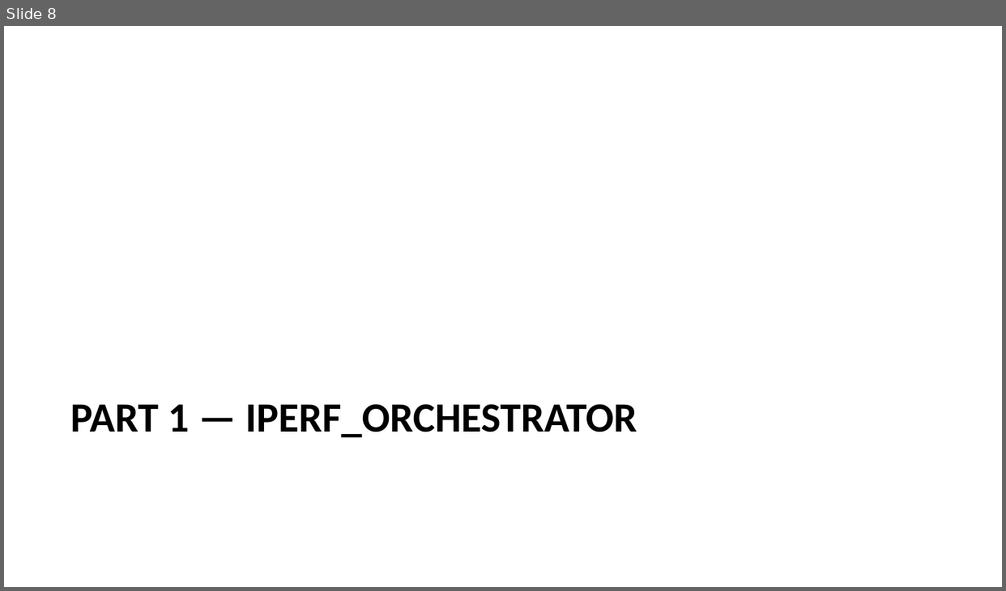
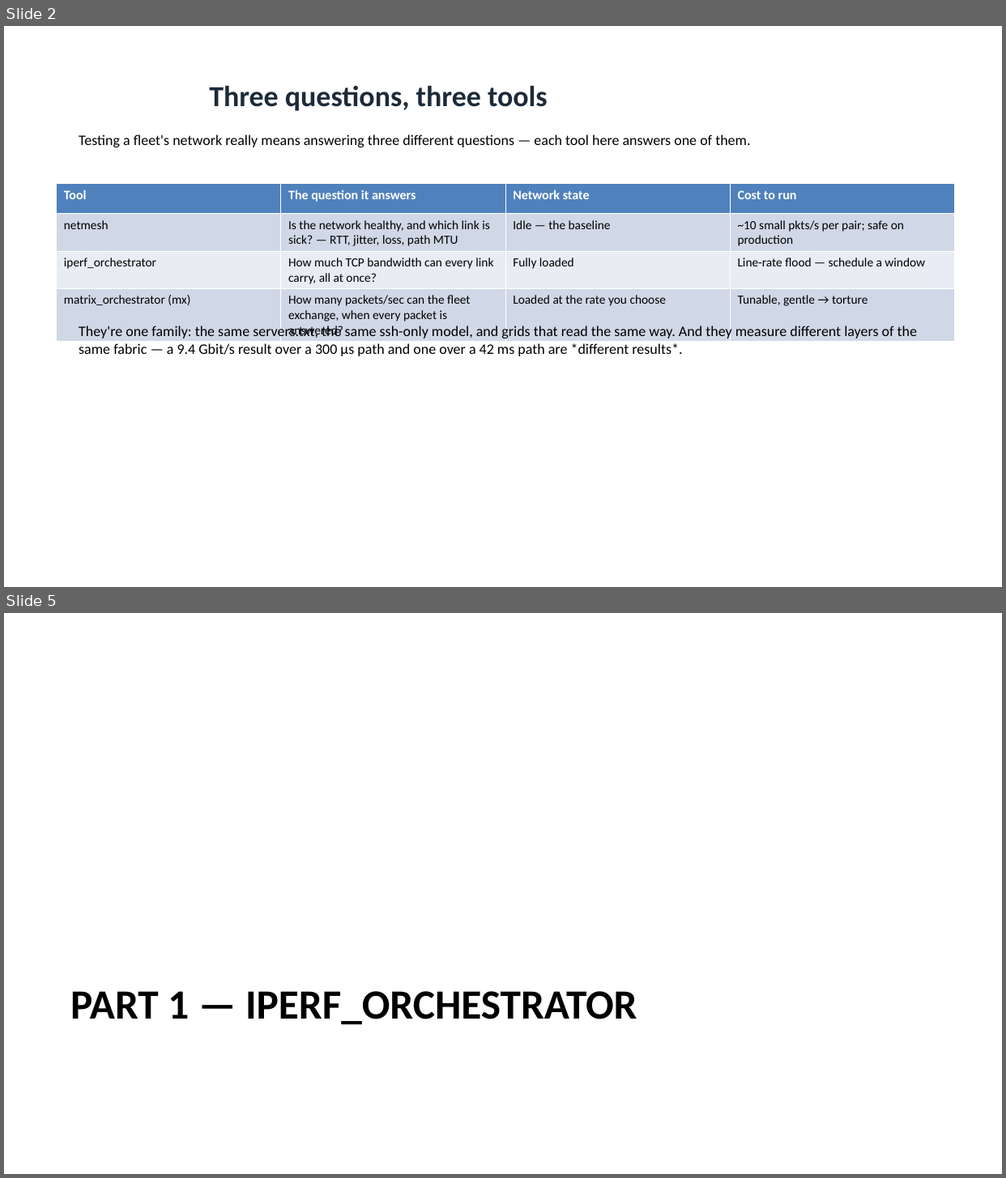
Before and after one commit to MartinGallagher-code/presentations, a slide deck: network-testing/network_testing.pptx. Shown one above the other, each under a label of ours: slide 8 before the commit, slides 2 and 5 after it; the slides between them are not shown. The pictures are 1006x591 and 1006x1178 pixels, drawn with LibreOffice and Linux fonts; fonts in the diff are those of the drawing. Boxes give left, top, right and bottom in pixels: in the first picture for what was removed or moved away, otherwise in the second. Text is boxed around its words. In the diff, an @@ line names an element or a change of style, - is before the commit and + after.

```diff
--- a/network-testing/network_testing.pptx
+++ b/network-testing/network_testing.pptx
@@ slide 2 added at <box>4,26,1002,587</box>, background #FFFFFF @@
@@ title added at <box>209,85,548,111</box>, 28 pt, text #1C2B3A, bold @@
+Three questions, three tools
@@ text added at <box>79,135,750,148</box>, 14 pt, text #000000 @@
+Testing a fleet's network really means answering three different questions — each tool here answers one of them.
@@ table added at <box>57,184,955,341</box>, 4 rows, 4 columns @@
+Tool | The question it answers | Network state | Cost to run
+netmesh | Is the network healthy, and which link is sick? — RTT, jitter, loss, path MTU | Idle — the baseline | ~10 small pkts/s per pair; safe on production
+iperf_orchestrator | How much TCP bandwidth can every link carry, all at once? | Fully loaded | Line-rate flood — schedule a window
+matrix_orchestrator (mx) | How many packets/sec can the fleet exchange, when every packet is answered? | Loaded at the rate you choose | Tunable, gentle → torture
@@ text added at <box>79,325,917,356</box>, 14 pt, text #000000 @@
+They're one family: the same servers.txt, the same ssh-only model, and grids that read the same way. And they measure different layers of the same fabric — a 9.4 Gbit/s result over a 300 µs path and one over a 42 ms path are *different results*.
@@ what was slide 8 is now slide 5 @@
```
Also in this commit, not shown: 1 slide changed, 2 other slides added, 6 slides removed, 2 other files.
